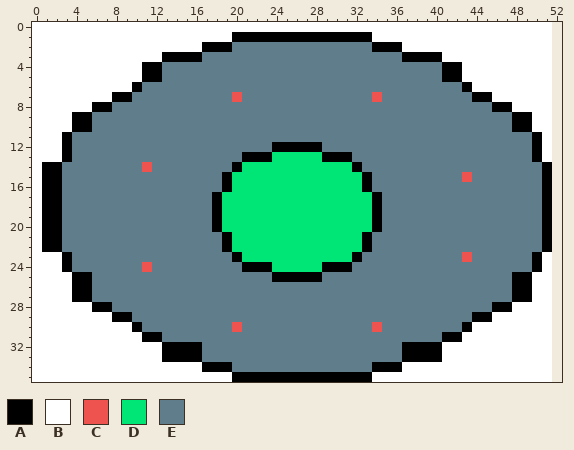
Pixel-art sprite: Space Adventure/images/ufo1.png. Above is the file before it was changed.
The file is 52x36 pixels. Colours within 5 levels of each other are drawn and written as one. The old version is drawn lined up with the new one, on the new canvas.
Palette (. is transparent): A #000000  B #ffffff  C #ef5350  D #00e676  E #607d8b
The same view after the edit:
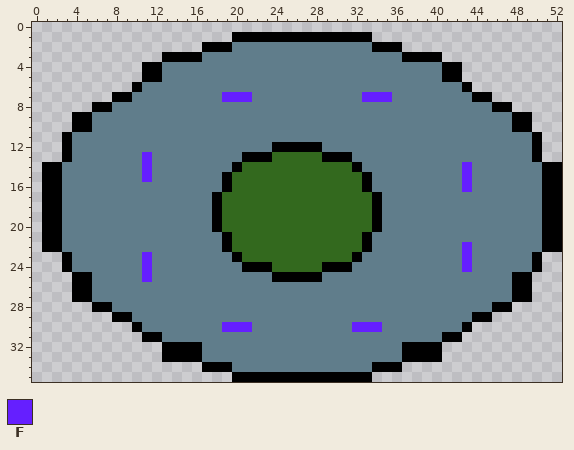
Colours new in this view: F #651fff
What changed:
canvas 52x36 -> 53x36
Colour D changes from #00e676 to #33691e.
Colour A now appears in rows 14 to 22 at x 52.
The author changed colour C to colour F in row 7 at x 20 and 34; in row 14 at x 11; in row 15 at x 43; in row 23 at x 43; in row 24 at x 11; in row 30 at x 20 and 34.
The author changed colour E to colour F in row 7 at x 19, 21, 33 and 35; in row 13 at x 11; in row 14 at x 43; in row 15 at x 11; in row 16 at x 43; in row 22 at x 43.
The author changed colour E to colour F in row 23 at x 11; in row 24 at x 43; in row 25 at x 11; in row 30 at x 19, 21 and 32 to 33.
Colour B is gone in row 0 at x 0 to 51; in row 1 at x 0 to 19 and 34 to 51; in row 2 at x 0 to 16 and 37 to 51; in row 3 at x 0 to 12 and 41 to 51; in rows 4 to 5 at x 0 to 10 and 43 to 51; in row 6 at x 0 to 9 and 44 to 51.
Colour B is gone in row 7 at x 0 to 7 and 46 to 51; in row 8 at x 0 to 5 and 48 to 51; in rows 9 to 10 at x 0 to 3 and 50 to 51; in rows 11 to 13 at x 0 to 2 and 51; in rows 14 to 22 at x 0; in rows 23 to 24 at x 0 to 2 and 51.
Colour B is gone in rows 25 to 27 at x 0 to 3 and 50 to 51; in row 28 at x 0 to 5 and 48 to 51; in row 29 at x 0 to 7 and 46 to 51; in row 30 at x 0 to 9 and 44 to 51; in row 31 at x 0 to 10 and 43 to 51; in rows 32 to 33 at x 0 to 12 and 41 to 51.
Colour B is gone in row 34 at x 0 to 16 and 37 to 51; in row 35 at x 0 to 19 and 34 to 51.
Pixel boxes of the changes (left, top, right, bottom) in both pictures:
changed: (32, 22, 562, 382)
